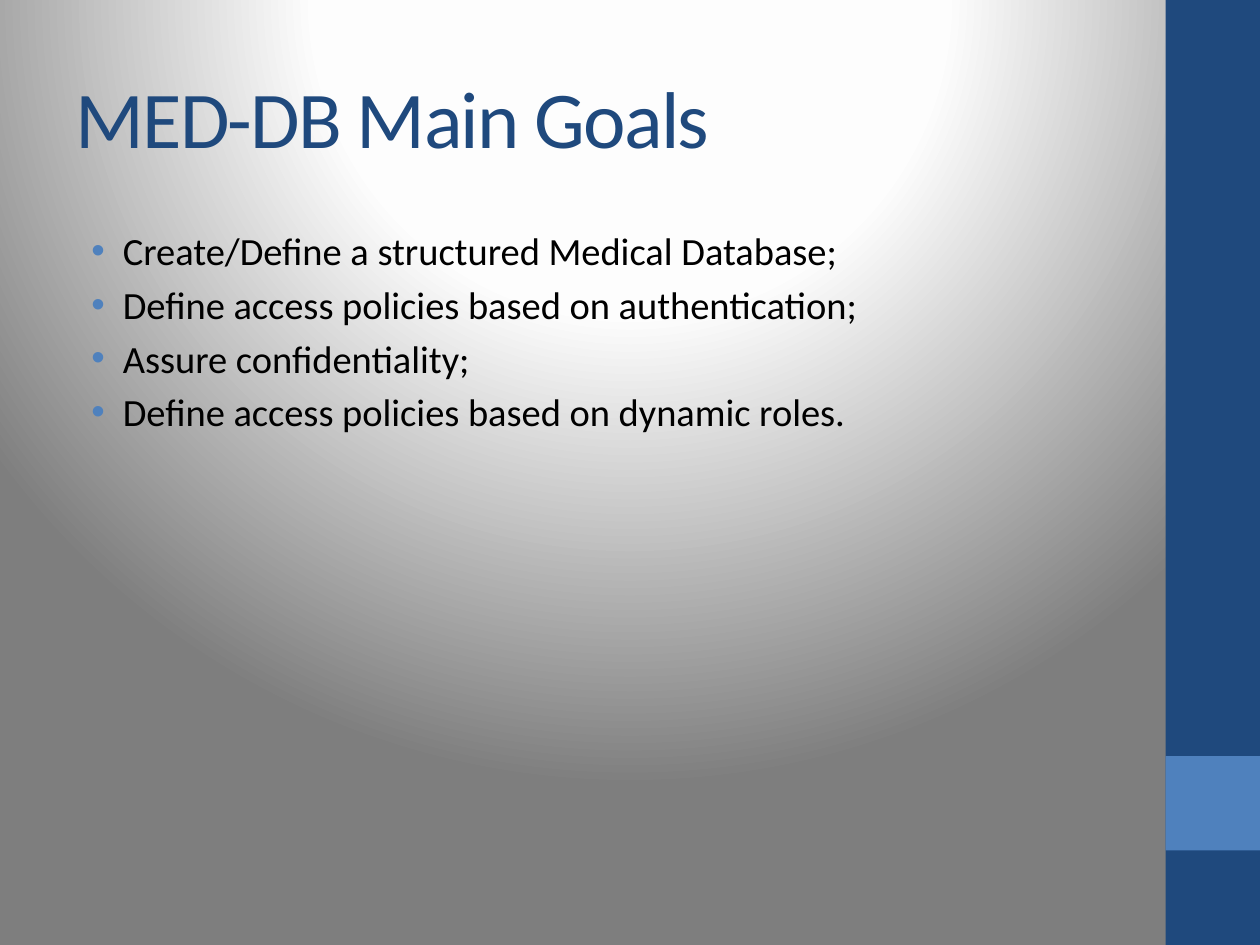
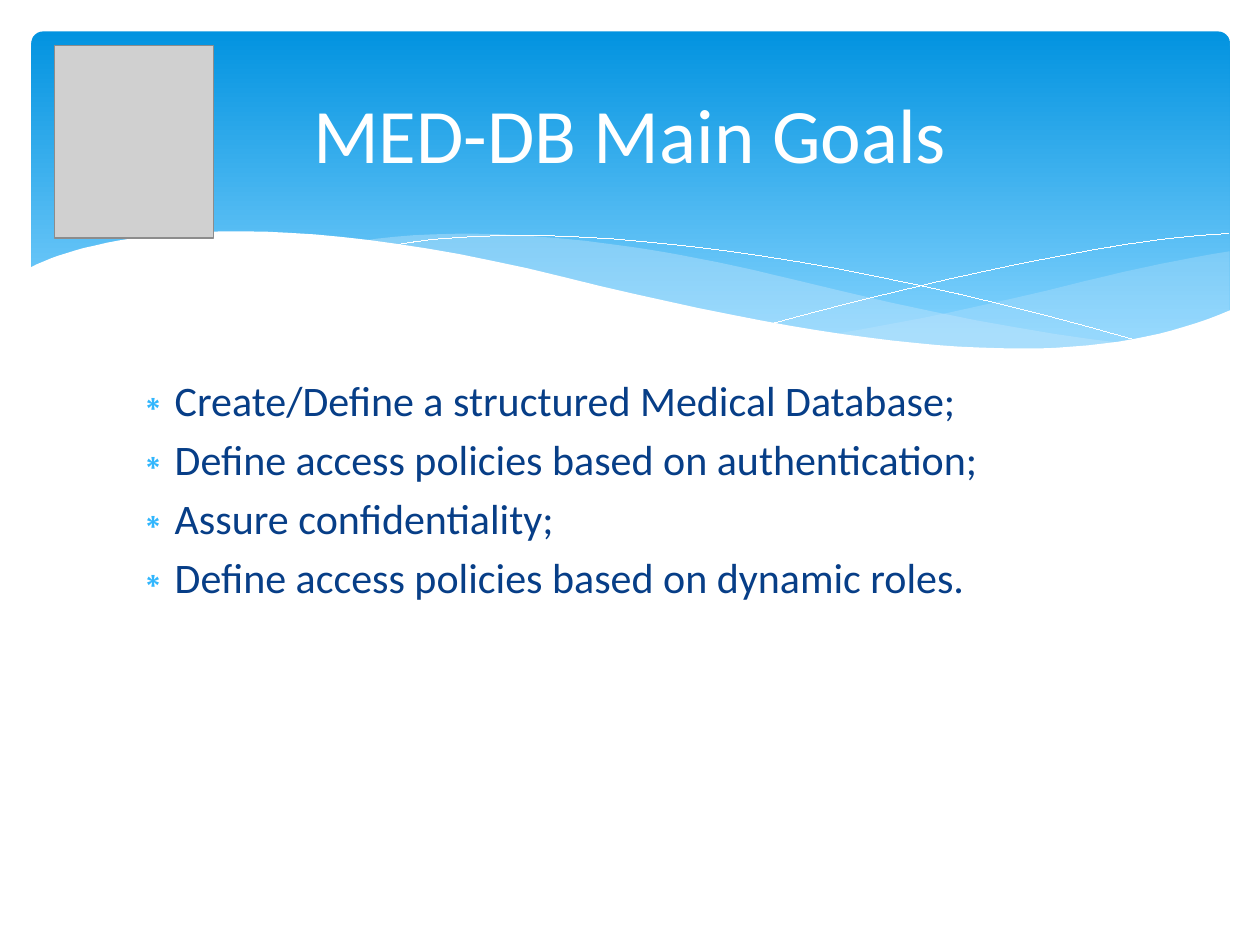
Before and after one commit to AfonsoFGarcia/med-db, a slide deck: slide 2 of Apresentacao/SIRS-A-28.pptx. Drawn at 1260x945 pixels with LibreOffice and Linux fonts; fonts in the diff are those of the drawing; grey boxes stand for pictures. Boxes give left, top, right and bottom in pixels: in the first picture for what was removed or moved away, otherwise in the second. Text is boxed around its words. In the diff, an @@ line names an element or a change of style, - is before the commit and + after.

```diff
--- a/Apresentacao/SIRS-A-28.pptx
+++ b/Apresentacao/SIRS-A-28.pptx
@@ background gradient #FFFFFF to #FEFEFE to #7F7F7F to #FFFFFF @@
@@ rectangle removed at bbox=[1166, 0, 1260, 945] @@
@@ rounded rectangle added at bbox=[32, 32, 1230, 372], fill gradient #0293E0 to #83D3FE @@
@@ picture added at bbox=[54, 45, 213, 238] @@
@@ title "MED-DB Main Goals": place and size @@
-title "MED-DB Main Goals" at bbox=[76, 81, 710, 162]
+title "MED-DB Main Goals" at bbox=[313, 109, 946, 164]
@@ title "MED-DB Main Goals" at bbox=[313, 109, 946, 164]: size 46 to 44 pt, text colour #1F497D to #FFFFFF, letter spacing -1 to 0 pt; alignment left to centre @@
@@ group added at bbox=[29, 232, 1231, 415]: 5 freeform shapes @@
@@ text "Create/Define a structured Medical Database;": place and size @@
-text "Create/Define a structured Medical Database;" at bbox=[123, 238, 857, 433]
+text "Create/Define a structured Medical Database;" at bbox=[175, 386, 977, 600]
@@ text "Create/Define a structured Medical Database;" at bbox=[175, 386, 977, 600]: size 22 to 24 pt, text colour #000000 to #073E87; bullet • to ∗; bullet colour #4F81BD to #31B6FD @@
@@ rectangle removed at bbox=[1166, 756, 1260, 850] @@
```
Also in this commit, not shown: 7 other slides changed.
